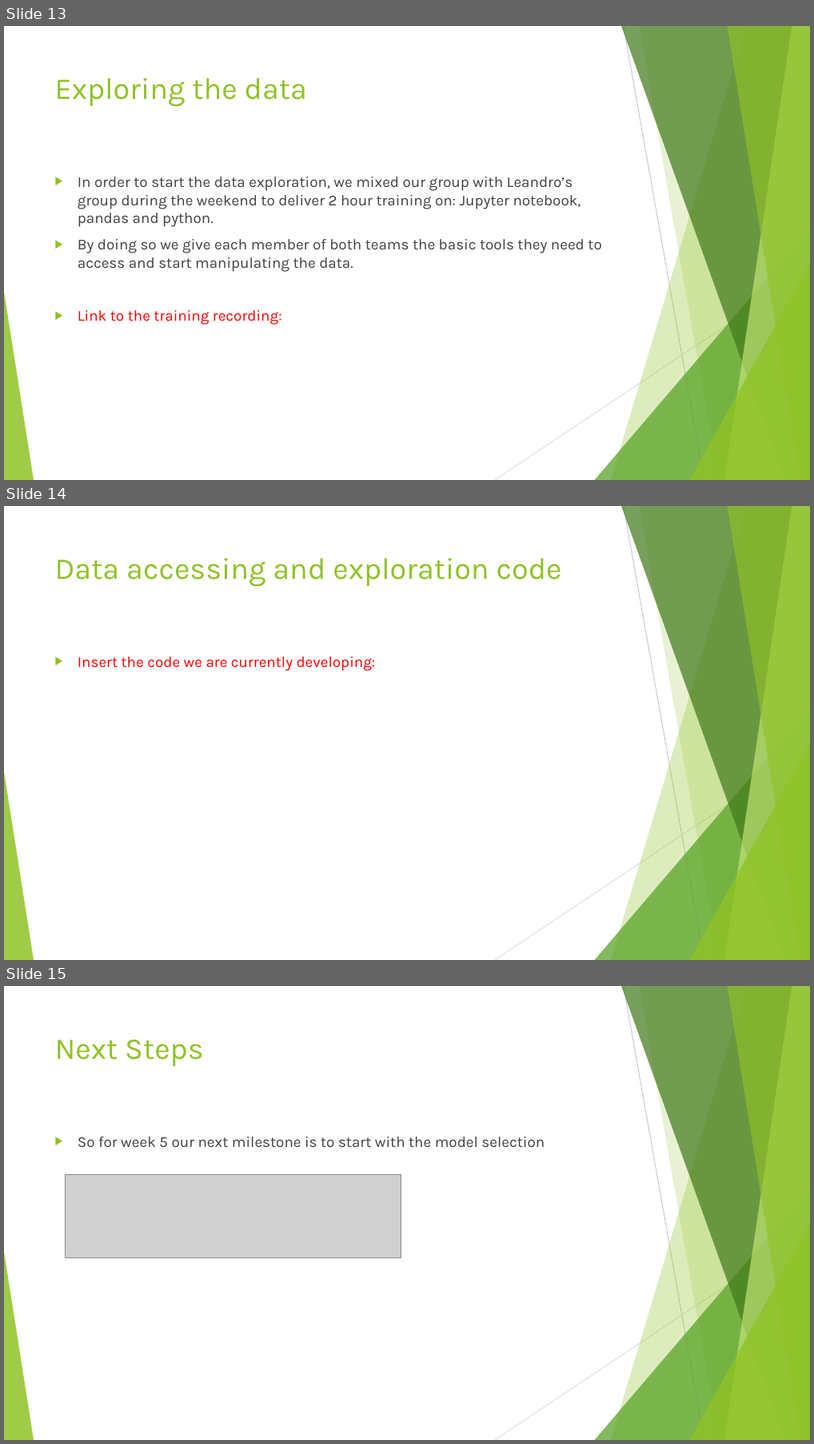
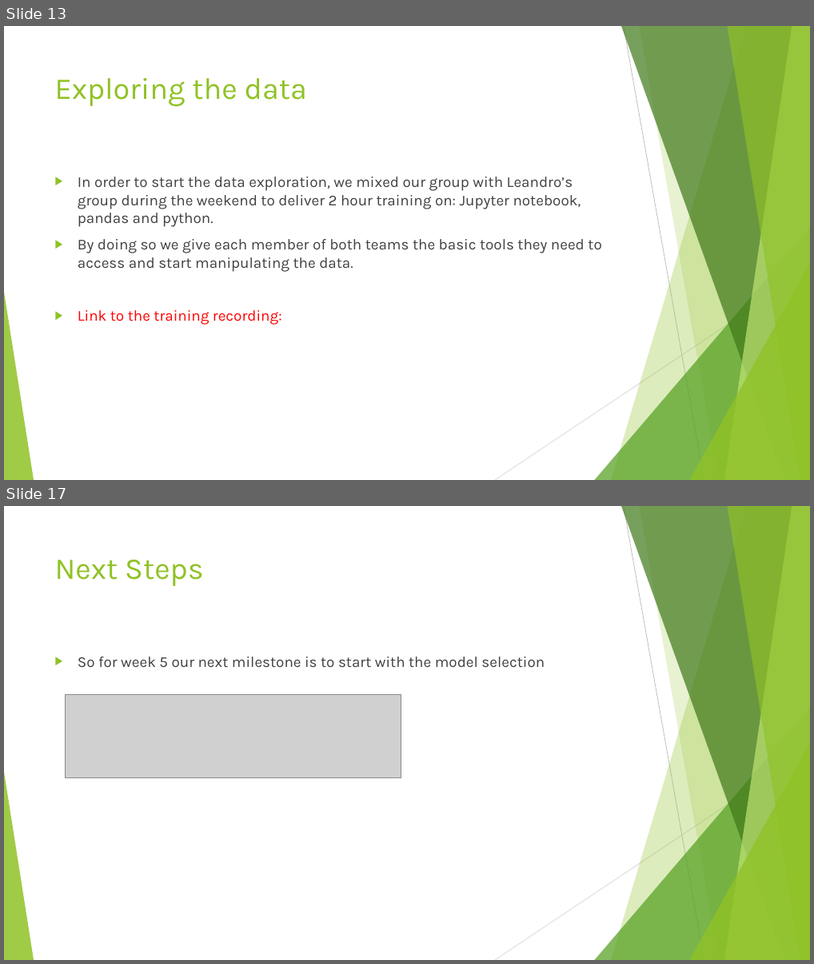
Before and after one commit to drummersoul/Cryptocurrency-Price-Prediction, a slide deck: Power Point Presentations/Presentation Week 3 Group D.pptx. Shown one above the other, each under a label of ours: slides 13, 14 and 15 before the commit, slides 13 and 17 after it; the slides between them are not shown. The pictures are 814x1444 and 814x964 pixels, drawn with LibreOffice and Linux fonts; fonts in the diff are those of the drawing; grey boxes stand for pictures. Boxes give left, top, right and bottom in pixels: in the first picture for what was removed or moved away, otherwise in the second. Text is boxed around its words. In the diff, an @@ line names an element or a change of style, - is before the commit and + after.

Commit message:
Updated done in presentation on slides 14 , 14 and 16

```diff
--- a/Power Point Presentations/Presentation Week 3 Group D.pptx
+++ b/Power Point Presentations/Presentation Week 3 Group D.pptx
@@ slide 14 removed at box(4, 506, 810, 960), background #FFFFFF; not listed: 10 template elements that a slide beside it also shows @@
@@ title removed at box(55, 558, 562, 587) @@
-Data accessing and exploration code
@@ text removed at box(78, 656, 376, 671) @@
-▶ Insert the code we are currently developing:
@@ what was slide 15 is now slide 17 @@
```
Also in this commit, not shown: 3 slides added.
